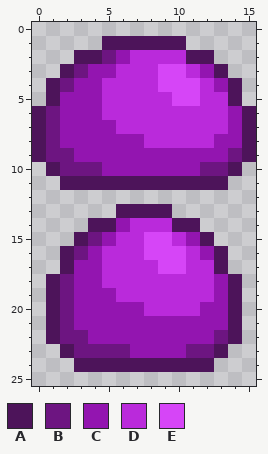
File history of a pixel-art sprite, NPCs/VoidSlime.png. That is the earlier state.
The file is 32x52 pixels, drawn in blocks of 2x2; one block is one cell here.
Palette (. is transparent): A #4d145a  B #6d1581  C #9315b0  D #ba2adb  E #d645f7
Pixels before, first column x 0:
 1 .....AAAAAA.....
 2 ...AABCDDDDAA...
 3 ..ABCCDDDEEDCA..
 4 .ABCCDDDDEEEDCA.
 5 .ACCCDDDDDEEDDA.
 6 ABCCCDDDDDDDDDCA
 7 ABCCCCDDDDDDDDCA
 8 ABCCCCCCDDDDDCCA
 9 ABBCCCCCCCCCCCBA
10 .ABBBCCCCCCCBBA.
11 ..AAAAAAAAAAAA..
12 ................
13 ......AAAA......
14 ....AACDDDAA....
15 ...ABCDDEEDCA...
16 ..ABCDDDEEEDCA..
17 ..ACCDDDDEEDDA..
18 .ABCCDDDDDDDDCA.
19 .ABCCCDDDDDDDCA.
20 .ABCCCCCDDDDCCA.
21 .ABCCCCCCCCCCCA.
22 .ABBCCCCCCCCCBA.
23 ..ABBBBCCCCBBA..
24 ...AAAAAAAAAA...
Now the later version:
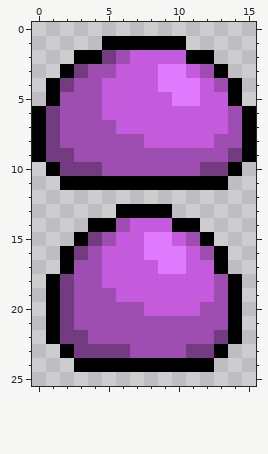
The exact change:
Colour A changes from #4d145a to #000000.
Colour B changes from #6d1581 to #733b80.
Colour C changes from #9315b0 to #9d4eb0.
Colour D changes from #ba2adb to #c45bdd.
Colour E changes from #d645f7 to #e07aff.
Where, in picture pixels (left, top, right, bottom), the same in both pictures:
changed: (32, 36, 256, 372)
